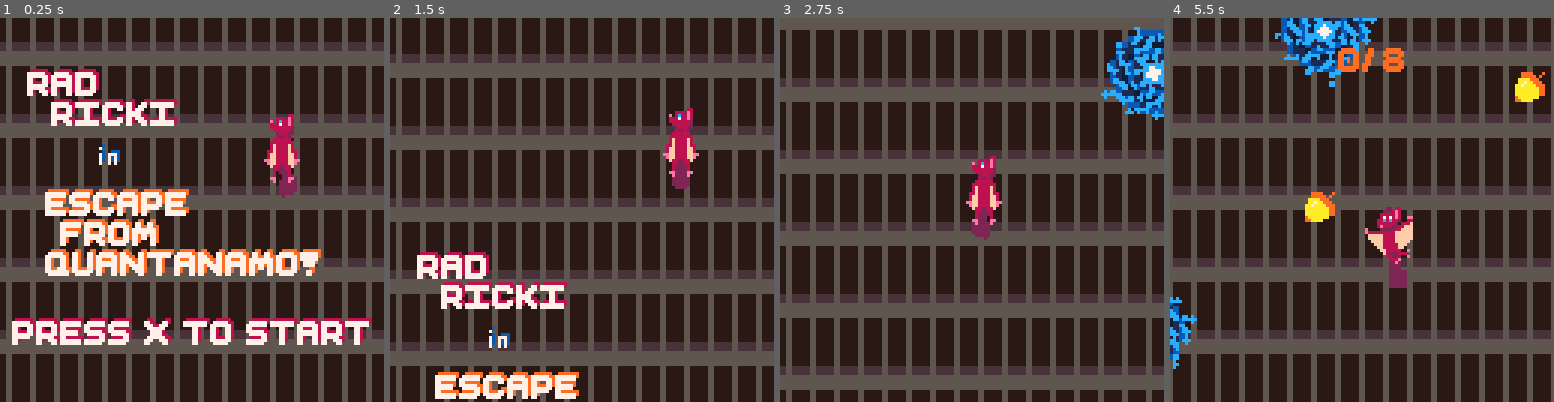
Above: before the commit, frames 1-4 (left to right).
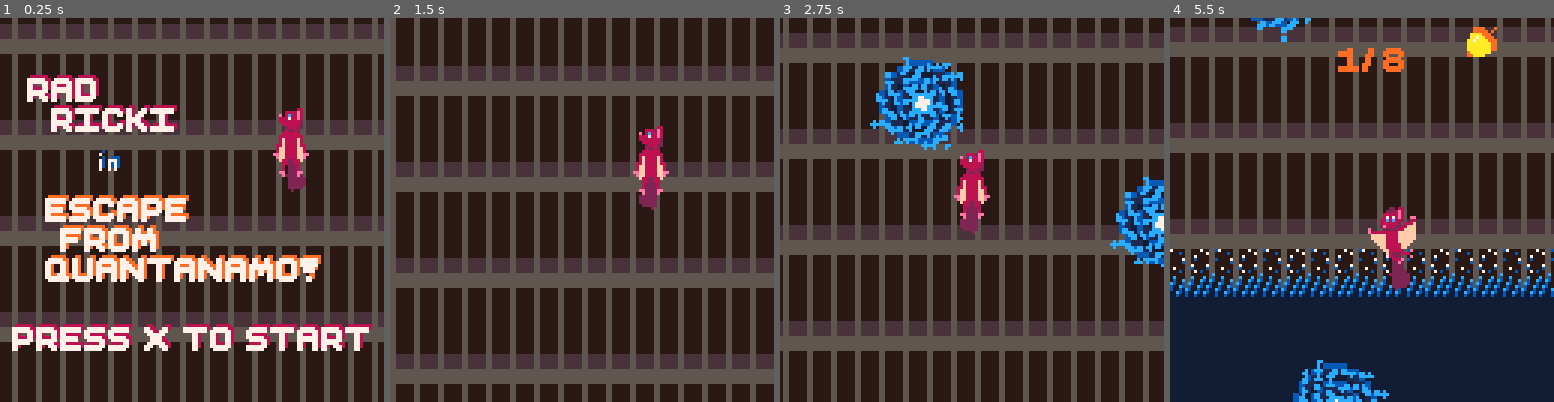
Above: after the commit, the same moments.

Repository: acmcpheron02/quantanamo
Game: PICO-8 cartridge quantanamo.p8
Same seed, same stepped clock (60 frames per second), same inputs: the game is played once before the commit and once after it.
Inputs:
- Up to frame 1 (0.25 s): no input
- Up to frame 2 (1.5 s): tap X (X key) at 0.33, 1.07 s
- Up to frame 3 (2.75 s): hold Right 1.6-2.1 s; tap X (X key) at 1.85 s; hold Right from 2.47 s (still down)
- Up to frame 4 (5.5 s): tap X (X key) at 2.97, 4.08, 5.2 s; release Right at 3.03 s; hold Left 3.08-3.58 s; hold Right 4.02-4.68 s; hold Left from 5.08 s (still down)

The runs differ from the first frame. In frame 1, 65% of the frame differs, in the area x 0-100%, y 0-100%; in frame 2, 68%; in frame 3, 60%; in frame 4, 79%.

Commit message:
stage all changes from desktop

Diff:
--- a/actors.p8
+++ b/actors.p8
@@ -4,6 +4,7 @@
 
 wells = {}
 qcorns = {}
+well_sound = 0
 
 function make_well(x,y)
     local w = {}
@@ -24,6 +25,10 @@
     end
 
     function hold_well(w)
+        if well_sound == 0 then
+            sfx(10)
+            well_sound = 1
+        end
         player.state = 'hold'
         player.x = w.xcen() - 8
         player.y = w.ycen() - 10
@@ -60,6 +65,20 @@
     add(qcorns, q)
 end
 
+function draw_borders()
+    for x = maplimits[1], maplimits[3] do
+        spr(042, x*8, maplimits[2]*8)
+    end
+    for y = maplimits[2], maplimits[4] do
+        spr(042, (maplimits[1]-.5)*8, y*8)
+        spr(042, maplimits[3]*8, y*8)
+    end
+    for xwave = 0,2048, 16 do
+        sspr(88,16,16,16, xwave, maplimits[4]*8)
+    end
+    rectfill(0, maplimits[4]*8+16, 2048, 2048, 5)
+end
+
 function make_tunnel(x,y)
     tunnel = {}
     tunnel.x = x
--- a/player.p8
+++ b/player.p8
@@ -117,6 +118,11 @@
 function apply_forces()
 	player.x += player.vx
 	player.y += player.vy
+
+	--map bounds
+	if player.x < maplimits[1]*8 then
+		player.vx = 0
+		player.x = maplimits[1]*8 end
 end
 
 function update_p_state()
--- a/quantanamo.p8
+++ b/quantanamo.p8
@@ -11,8 +11,10 @@
 poke4(0x5600,unpack(split"0x9.0908,0x.0100,0x1100,0x4620.2100,0x4110.1674,0x7774.7711,0,0x111.7700,0x.0001,0x14.0740,0x …(3915 unchanged characters)…
 poke(0x5f58,0x81)
 poke(0x5602,10)
-
-gamestate = 'title'
+music(0)
+maplimits={0,0,1024,1024}
+
+gamestate = 'transition'
 rot=27/360
 
 function _init()
@@ -63,8 +65,8 @@
 function title_update()
 	player.vy = -2
 	if player.y <= 510 and gamestate == 'title' then player.y = 620 end
-	local ani = {-1, -2, -1, 0, 1, 2, 1, 0}
-	player.vx = ani[flr(title_i)]/6
+	local ani = {0, -1, -2, -1, 0, 1, 2, 1}
+	player.vx = ani[flr(title_i)]/4
 	title_i += .08
 	if flr(title_i) > #ani then title_i = 1 end
 	apply_forces()
@@ -106,6 +108,7 @@
 end
 
 function stage1_update()
+	maplimits = {22,0,68,63} --x1, y1, x2, y2
 	if player.cooldown == 0 then
 		well_collisions()
 	end
@@ -168,7 +171,12 @@
 function stage1_draw()
 	cls(12)
 	cam.draw_camera()
-	map( 3, 0, cam.x/3, cam.y/3, 1024, 512)
+	for x=0,8 do
+		for y=0,8 do
+			map(14,0,(cam.x\2)+x*128,(cam.y\2)+y*128,16,16)
+		end
+	end
+	draw_borders()
 	for w in all(wells) do
 		draw_well(w)
 	end
@@ -195,74 +203,11 @@
 function win_draw()
 	circfill(cam.x+64,cam.y+64, size, 9)
 	if size > 128 then
-		print('congratulations', cam.x + 2, cam.y + 36, 3)
-		print('you escaped from', cam.x + 6, cam.y + 70, 3)
-		print('quantanamo!', cam.x + 22, cam.y + 84, 3)
-	end
-end
-…(63 lines of a section not shown)…
+		print('congratulations', cam.x + 1, cam.y + 36, 3)
+		print('you escaped from', cam.x + 4, cam.y + 70, 3)
+		print('quantanamo!', cam.x + 16, cam.y + 84, 3)
+	end
+end
 
 
 
@@ -460,35 +405,50 @@
 
 
 __map__
-0102000000000000000000000000000000000000090909090909090909090909090909090909090909090909090909090909090900000000000000000000000000000000000000000000000000000000000000000000000000000000000000000000000000000000000000000000000000000000000000000000000000000000
-1112000000000000000000000000000000000000191919191919191919191919191919191919191919191919191919191919191900000000000000000000000000000000000000000000000000000000000000000000000000000000000000000000000000000000000000000000000000000000000000000000000000000000
-0000000000000000000000000000000000000000292929292929292929292929292929292929292929292929292929292929292900000000000000000000000000000000000000000000000000000000000000000000000000000000000000000000000000000000000000000000000000000000000000000000000000000000
-0000000000000000000000000000000000000000090909090909090909090909090909090909090909090909090909090909090900000000000000000000000000000000000000000000000000000000000000000000000000000000000000000000000000000000000000000000000000000000000000000000000000000000
-0000000000000000000000000000000000000000191919191919191919191919191919191919191919191919191919191919191900000000000000000000000000000000000000000000000000000000000000000000000000000000000000000000000000000000000000000000000000000000000000000000000000000000
-0000000000000000000000000000000000000000292929292929292929292929292929292929292929292929292929292929292900000000000000000000000000000000000000000000000000000000000000000000000000000000000000000000000000000000000000000000000000000000000000000000000000000000
-0000000000000000000000000000000000000000090909090909090909090909090909090909090909090909090909090909090900000000000000000000000000000000000000000000000000000000000000000000000000000000000000000000000000000000000000000000000000000000000000000000000000000000
-0000000000000000000000000000000000000000191919191919191919191919191919191919191919191919191919191919191900000000000000000000000000000000000000000000000000000000000000000000000000000000000000000000000000000000000000000000000000000000000000000000000000000000
-0000000000000000000000000000000000000000292929292929292929292929292929292929292929292929292929292929292900000000000000000000000000000000000000000000000000000000000000000000000000000000000000000000000000000000000000000000000000000000000000000000000000000000
-0000000000160000000000000000000000000000090909090909090909090909090909090909090909090909090909090909090900000000000000000000000000000000000000000000000000000000000000000000000000000000000000000000000000000000000000000000000000000000000000000000000000000000
-0000000027280000000000000000000000000000191919191919191919191919191919191919191919191919191919191919191900000000000000000000000000000000000000000000000000000000000000000000000000000000000000000000000000000000000000000000000000000000000000000000000000000000
-0000000037383900000000000000000000000000292929292929292929292929292929292929292929292929292929292929292900000000000000000000000000000000000000000000000000000000000000000000000000000000000000000000000000000000000000000000000000000000000000000000000000000000
-0000000000000000000000000000000000000000090909090909090909090909090909090909090909090909090909090909090900000000000000000000000000000000000000000000000000000000000000000000000000000000000000000000000000000000000000000000000000000000000000000000000000000000
-0000000000000000000000000000000000000000191919191919191919191919191919191919191919191919191919191919191900000000000000000000000000000000000000000000000000000000000000000000000000000000000000000000000000000000000000000000000000000000000000000000000000000000
-0000000000000000000000000000000000000000292929292929292929292929292929292929292929292929292929292929292900000000000000000000000000000000000000000000000000000000000000000000000000000000000000000000000000000000000000000000000000000000000000000000000000000000
-0000000000000000000000000000000000000000090909090909090909090909090909090909090909090909090909090909090900000000000000000000000000000000000000000000000000000000000000000000000000000000000000000000000000000000000000000000000000000000000000000000000000000000
-0000000000000000000000000000000000000000191919191919191919191919191919191919191919191919191919191919191900000000000000000000000000000000000000000000000000000000000000000000000000000000000000000000000000000000000000000000000000000000000000000000000000000000
-0000000000000000000000000000000000000000292929292929292929292929292929292929292929292929292929292929292900000000000000000000000000000000000000000000000000000000000000000000000000000000000000000000000000000000000000000000000000000000000000000000000000000000
-0000000000000000000000000000000000000000090909090909090909090909090909090909090909090909090909090909090900000000000000000000000000000000000000000000000000000000000000000000000000000000000000000000000000000000000000000000000000000000000000000000000000000000
-0000000000000000000000000000000000000000191919191919191919191919191919191919191919191919191919191919191900000000000000000000000000000000000000000000000000000000000000000000000000000000000000000000000000000000000000000000000000000000000000000000000000000000
-0000000000000000000000000000000000000000292929292929292929292929292929292929292929292929292929292929292900000000000000000000000000000000000000000000000000000000000000000000000000000000000000000000000000000000000000000000000000000000000000000000000000000000
-0500000000000000000000000000000000000000090909090909090909090909090909090909090909090909090909090909090900000000000000000000000000000000000000000000000000000000000000000000000000000000000000000000000000000000000000000000000000000000000000000000000000000000
-1500000000000000000000000000000000000000191919191919191919191919191919191919191919191919191919191919191900000000000000000000000000000000000000000000000000000000000000000000000000000000000000000000000000000000000000000000000000000000000000000000000000000000
-0000000000000000000000000000000000000000292929292929292929292929292929292929292929292929292929292929292900000000000000000000000000000000000000000000000000000000000000000000000000000000000000000000000000000000000000000000000000000000000000000000000000000000
-0000000000000000000000000000000000000000090909090909090909090909090909090909090909090909090909090909090900000000000000000000000000000000000000000000000000000000000000000000000000000000000000000000000000000000000000000000000000000000000000000000000000000000
-0000000000000000000000000000000000000000191919191919191919191919191919191919191919191919191919191919191900000000000000000000000000000000000000000000000000000000000000000000000000000000000000000000000000000000000000000000000000000000000000000000000000000000
-0000000000000000000000000000000000000000292929292929292929292929292929292929292929292929292929292929292900000000000000000000000000000000000000000000000000000000000000000000000000000000000000000000000000000000000000000000000000000000000000000000000000000000
-0b0c000000000000000000000000000000000000090909090909090909090909090909090909090909090909090909090909090900000000000000000000000000000000000000000000000000000000000000000000000000000000000000000000000000000000000000000000000000000000000000000000000000000000
-1b1c000000000000000000000000000000000000191919191919191919191919191919191919191919191919191919191919191900000000000000000000000000000000000000000000000000000000000000000000000000000000000000000000000000000000000000000000000000000000000000000000000000000000
-0000000000000000000000000000000000000000292929292929292929292929292929292929292929292929292929292929292900000000000000000000000000000000000000000000000000000000000000000000000000000000000000000000000000000000000000000000000000000000000000000000000000000000
-0000000000000000000000000000000000000000090909090909090909090909090909090909090909090909090909090909090900000000000000000000000000000000000000000000000000000000000000000000000000000000000000000000000000000000000000000000000000000000000000000000000000000000
-0000000000000000000000000000000000000000191919191919191919191919191919191919191919191919191919191919191900000000000000000000000000000000000000000000000000000000000000000000000000000000000000000000000000000000000000000000000000000000000000000000000000000000
+0102000000000000000000000000090909090909090909090909090909090000000000000000000000000000000000000000000000000000000000000000000000000000000000000000000000000000000000000000000000000000000000000000000000000000000000000000000000000000000000000000000000000000
+1112000000000000000000000000191919191919191919191919191919190000000000000000000000000000000000000000000000000000000000000000000000000000000000000000000000000000000000000000000000000000000000000000000000000000000000000000000000000000000000000000000000000000
+0000000000000000000000000000191919191919191919191919191919190000000000000000000000000000000000000000000000000000000000000000000000000000000000000000000000000000000000000000000000000000000000000000000000000000000000000000000000000000000000000000000000000000
+0000000000000000000000000000292929292929292929292929292929290000000000000000000000000000000000000000000000000000000000000000000000000000000000000000000000000000000000000000000000000000000000000000000000000000000000000000000000000000000000000000000000000000
+0000000000000000000000000000090909090909090909090909090909090000000000000000000000000000000000000000000000000000000000000000000000000000000000000000000000000000000000000000000000000000000000000000000000000000000000000000000000000000000000000000000000000000
+0000000000000000000000000000191919191919191919191919191919190000000000000000000000000000000000000000000000000000000000000000000000000000000000000000000000000000000000000000000000000000000000000000000000000000000000000000000000000000000000000000000000000000
+0000000000000000000000000000191919191919191919191919191919190000000000000000000000000000000000000000000000000000000000000000000000000000000000000000000000000000000000000000000000000000000000000000000000000000000000000000000000000000000000000000000000000000
+0000000000000000000000000000292929292929292929292929292929290000000000000000000000000000000000000000000000000000000000000000000000000000000000000000000000000000000000000000000000000000000000000000000000000000000000000000000000000000000000000000000000000000
+0000000000000000000000000000090909090909090909090909090909090000000000000000000000000000000000000000000000000000000000000000000000000000000000000000000000000000000000000000000000000000000000000000000000000000000000000000000000000000000000000000000000000000
+0000000000160000000000000000191919191919191919191919191919190000000000000000000000000000000000000000000000000000000000000000000000000000000000000000000000000000000000000000000000000000000000000000000000000000000000000000000000000000000000000000000000000000
+0000000027280000000000000000191919191919191919191919191919190000000000000000000000000000000000000000000000000000000000000000000000000000000000000000000000000000000000000000000000000000000000000000000000000000000000000000000000000000000000000000000000000000
+0000000037383900000000000000292929292929292929292929292929290000000000000000000000000000000000000000000000000000000000000000000000000000000000000000000000000000000000000000000000000000000000000000000000000000000000000000000000000000000000000000000000000000
+0000000000000000000000000000090909090909090909090909090909090000000000000000000000000000000000000000000000000000000000000000000000000000000000000000000000000000000000000000000000000000000000000000000000000000000000000000000000000000000000000000000000000000
+0000000000000000000000000000191919191919191919191919191919190000000000000000000000000000000000000000000000000000000000000000000000000000000000000000000000000000000000000000000000000000000000000000000000000000000000000000000000000000000000000000000000000000
+0000000000000000000000000000191919191919191919191919191919190000000000000000000000000000000000000000000000000000000000000000000000000000000000000000000000000000000000000000000000000000000000000000000000000000000000000000000000000000000000000000000000000000
+0000000000000000000000000000292929292929292929292929292929290000000000000000000000000000000000000000000000000000000000000000000000000000000000000000000000000000000000000000000000000000000000000000000000000000000000000000000000000000000000000000000000000000
+0000000000000000000000000000000000000000000000000000000000000000000000000000000000000000000000000000000000000000000000000000000000000000000000000000000000000000000000000000000000000000000000000000000000000000000000000000000000000000000000000000000000000000
+0000000000000000000000000000000000000000000000000000000000000000000000000000000000000000000000000000000000000000000000000000000000000000000000000000000000000000000000000000000000000000000000000000000000000000000000000000000000000000000000000000000000000000
+0000000000000000000000000000000000000000000000000000000000000000000000000000000000000000000000000000000000000000000000000000000000000000000000000000000000000000000000000000000000000000000000000000000000000000000000000000000000000000000000000000000000000000
+0000000000000000000000000000000000000000000000000000000000000000000000000000000000000000000000000000000000000000000000000000000000000000000000000000000000000000000000000000000000000000000000000000000000000000000000000000000000000000000000000000000000000000
+0000000000000000000000000000000000000000000000000000000000000000000000000000000000000000000000000000000000000000000000000000000000000000000000000000000000000000000000000000000000000000000000000000000000000000000000000000000000000000000000000000000000000000
+0500000000000000000000000000000000000000000000000000000000000000000000000000000000000000000000000000000000000000000000000000000000000000000000000000000000000000000000000000000000000000000000000000000000000000000000000000000000000000000000000000000000000000
+1500000000000000000000000000000000000000000000000000000000000000000000000000000000000000000000000000000000000000000000000000000000000000000000000000000000000000000000000000000000000000000000000000000000000000000000000000000000000000000000000000000000000000
+0000000000000000000000000000000000000000000000000000000000000000000000000000000000000000000000000000000000000000000000000000000000000000000000000000000000000000000000000000000000000000000000000000000000000000000000000000000000000000000000000000000000000000
+0000000000000000000000000000000000000000000000000000000000000000000000000000000000000000000000000000000000000000000000000000000000000000000000000000000000000000000000000000000000000000000000000000000000000000000000000000000000000000000000000000000000000000
+0000000000000000000000000000000000000000000000000000000000000000000000000000000000000000000000000000000000000000000000000000000000000000000000000000000000000000000000000000000000000000000000000000000000000000000000000000000000000000000000000000000000000000
+0000000000000000000000000000000000000000000000000000000000000000000000000000000000000000000000000000000000000000000000000000000000000000000000000000000000000000000000000000000000000000000000000000000000000000000000000000000000000000000000000000000000000000
+0b0c000000000000000000000000000000000000000000000000000000000000000000000000000000000000000000000000000000000000000000000000000000000000000000000000000000000000000000000000000000000000000000000000000000000000000000000000000000000000000000000000000000000000
+1b1c000000000000000000000000000000000000000000000000000000000000000000000000000000000000000000000000000000000000000000000000000000000000000000000000000000000000000000000000000000000000000000000000000000000000000000000000000000000000000000000000000000000000
+…(18 lines of a section not shown)…
--- a/util.p8
+++ b/util.p8
@@ -100,10 +100,10 @@
 	if colldist <= 16 then
 		hold_well(w)
 	end
-	if colldist > 16 and colldist < 36 then
-		player.vx += sgn(xdist) * 0.04
-		player.vy += sgn(ydist) * 0.04
-	end
+	-- if colldist > 16 and colldist < 36 then
+	-- 	player.vx += sgn(xdist) * 0.04
+	-- 	player.vy += sgn(ydist) * 0.04
+	-- end
 end
 
 function qcorn_collisions()
@@ -117,6 +117,7 @@
 	ydist = q.ycen() - player.ycen()
 	tun_colldist = sqrt(xdist * 0x0.0001 * xdist + ydist * 0x0.0001 * ydist) * 0x100
 	if tun_colldist <= 10 then
+		sfx(13)
 		del(qcorns, q)
 	end
 end
@@ -149,6 +150,9 @@
 end
 
 function launch_player()
+	well_sound = 0
+	sfx(10, -2)
+	sfx(12)
 	length = 24
 	local x = player.xcen() + (length * cos (-rot))
 	local y = player.ycen() + (length * sin (-rot))
Not shown, removed: plans.txt
Not shown, changed: 158 lines of the sprite sheet (__gfx__) section of quantanamo.p8
Not shown, changed: the music (__music__) section of quantanamo.p8
Not shown, changed: the sound effects (__sfx__) section of quantanamo.p8
